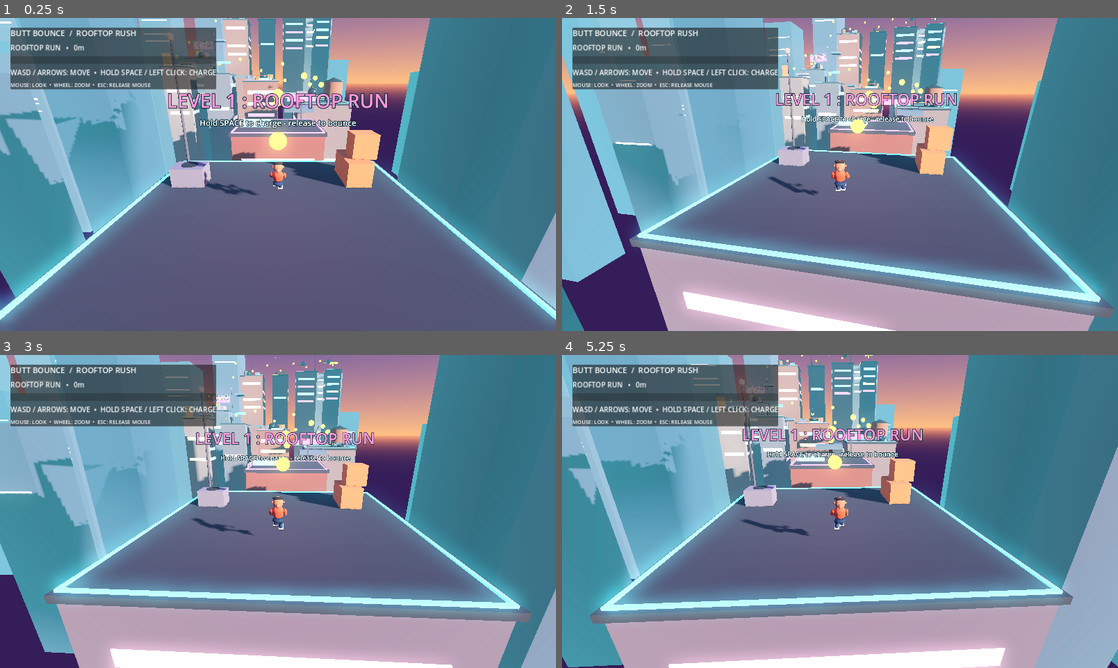
Above: before the commit, frames 1-4 (two rows, left to right).
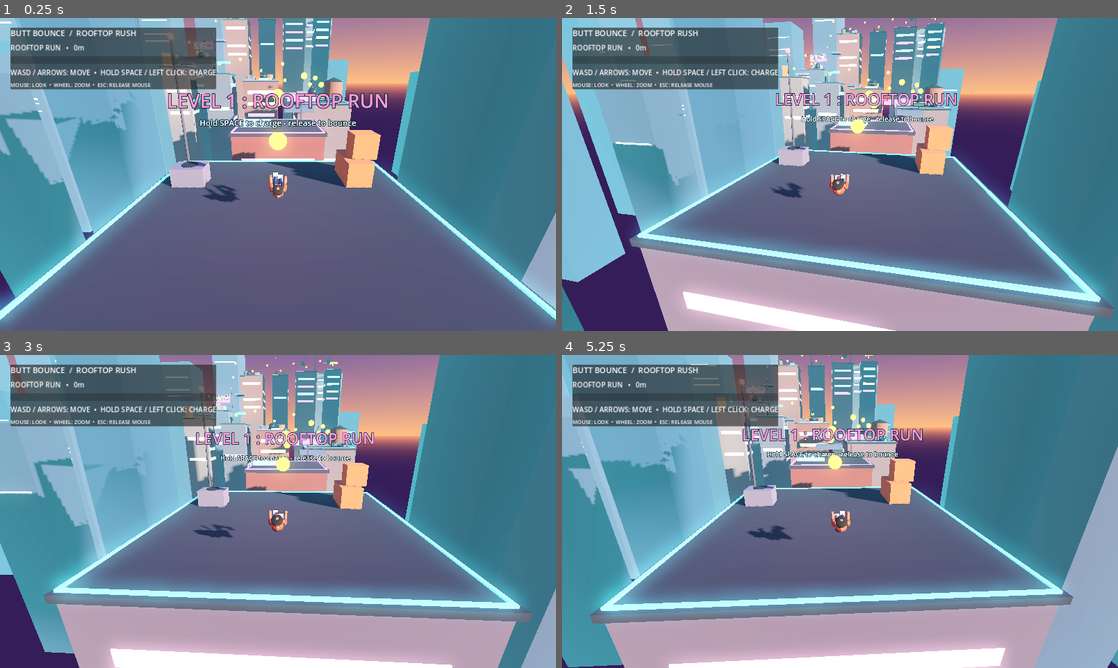
Above: after the commit, the same moments.

Repository: wahwaeknoor-2008/Butt-Bounce
Game: Godot game, scene res://scenes/rooftop_rush.tscn
The game is run twice, just before and just after one commit, with the same random seed, the same clock (stepped at 60 frames per second) and the same inputs.
Inputs (mouse positions are in pixels of both pictures, inside the frame that each line leads up to):
- Up to frame 1 (0.25 s): no input
- Up to frame 2 (1.5 s): tap Enter at 0.5 s; move the mouse to (867, 174) at 0.52 s; hold W from 0.53 s (still down); tap R at 0.6, 1.35 s; click (867, 174) at 0.67 s; tap Space at 0.77 s; move the mouse to (812, 174) at 1.27 s
- Up to frame 3 (3 s): keep holding W; tap Space at 1.52 s; move the mouse to (289, 505) at 2.02 s; tap R at 2.1, 2.85 s; move the mouse to (272, 517) at 2.77 s; click (272, 517) at 2.92 s
- Up to frame 4 (5.25 s): keep holding W; tap Space at 3.02, 3.77, 4.52 s; move the mouse to (878, 514) at 3.52 s; tap R at 3.6, 4.35, 5.1 s; move the mouse to (795, 508) at 4.27 s; move the mouse to (845, 511) at 5.02 s; click (845, 511) at 5.17 s

The runs differ from the first frame. In frame 1, 0.5% of the frame differs, in the area x 36-52%, y 45-59%; in frame 2, 0.5%; in frame 3, 0.5%; in frame 4, 0.6%, in the area x 32-52%, y 45-60%.

Commit message:
Tilt the full character into a butt-first bounce and landing

Diff:
--- a/scripts/player.gd
+++ b/scripts/player.gd
@@ -548,6 +548,8 @@
 	_set_rotation(_left_knee, Vector3.ZERO, blend)
 	_set_rotation(_right_knee, Vector3.ZERO, blend)
 
+	# Stand upright when idle.
+	_rig_root.rotation.x = lerp_angle(_rig_root.rotation.x, 0.0, blend)
 	_rig_root.position.y = lerpf(_rig_root.position.y, 0.32 + 0.012 * sin(_animation_time * 2.0), blend)
 
 
@@ -569,6 +571,7 @@
 
 	_set_rotation(_torso_pivot, Vector3(-0.10, 0.0, 0.0), blend)
 	_set_rotation(_head_pivot, Vector3(0.04, 0.0, 0.0), blend)
+	_rig_root.rotation.x = lerp_angle(_rig_root.rotation.x, 0.0, blend)
 	_rig_root.position.y = lerpf(_rig_root.position.y, 0.32, blend)
 
 
@@ -591,7 +594,10 @@
 	_set_rotation(_left_elbow, Vector3(-0.52, 0.0, 0.0), blend)
 	_set_rotation(_right_elbow, Vector3(-0.52, 0.0, 0.0), blend)
 
-	_rig_root.position.y = lerpf(_rig_root.position.y, -0.06 + 0.018 * sin(_animation_time * 6.8), blend)
+	# Rotate the entire rig backward into a seated airborne posture. The
+	# hidden physics capsule stays upright, but the visible body is butt-first.
+	_rig_root.rotation.x = lerp_angle(_rig_root.rotation.x, -1.10, blend)
+	_rig_root.position.y = lerpf(_rig_root.position.y, 0.02 + 0.018 * sin(_animation_time * 6.8), blend)
 
 func _apply_sit_pose(weight: float, charge_ratio: float, blend: float) -> void:
 	var sit := clampf(weight, 0.0, 1.0)
@@ -613,7 +619,10 @@
 	_set_rotation(_left_elbow, Vector3(-0.70 * sit, 0.0, 0.0), blend)
 	_set_rotation(_right_elbow, Vector3(-0.70 * sit, 0.0, 0.0), blend)
 
-	_rig_root.position.y = lerpf(_rig_root.position.y, lerpf(0.32, -0.55, sit), blend)
+	# Tilt the whole character backward so the backside is the lowest point
+	# during charge and impact, then rise smoothly as the sit weight fades.
+	_rig_root.rotation.x = lerp_angle(_rig_root.rotation.x, -1.10 * sit, blend)
+	_rig_root.position.y = lerpf(_rig_root.position.y, lerpf(0.32, -0.10, sit), blend)
 
 
 func _set_rotation(node: Node3D, target: Vector3, blend: float) -> void:
